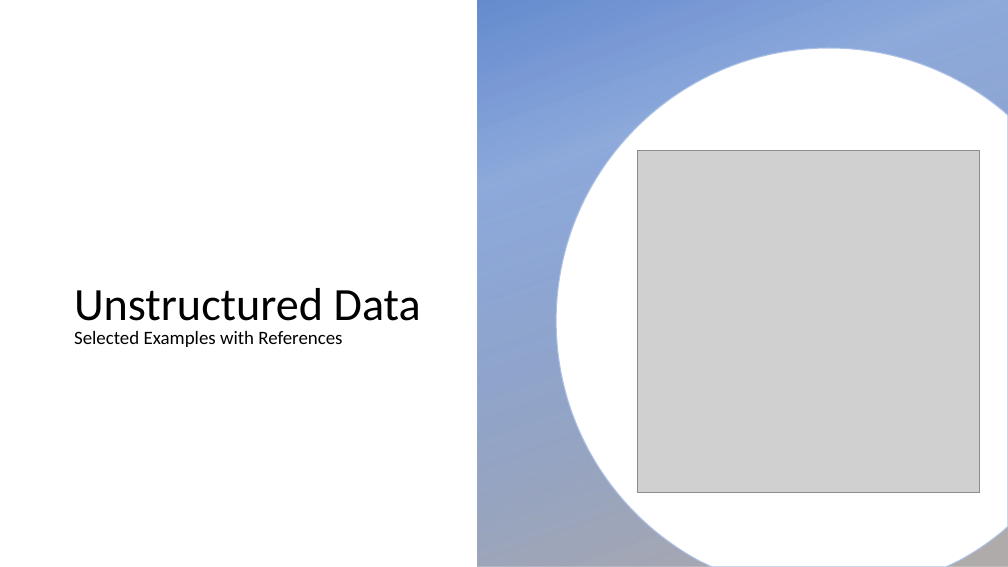
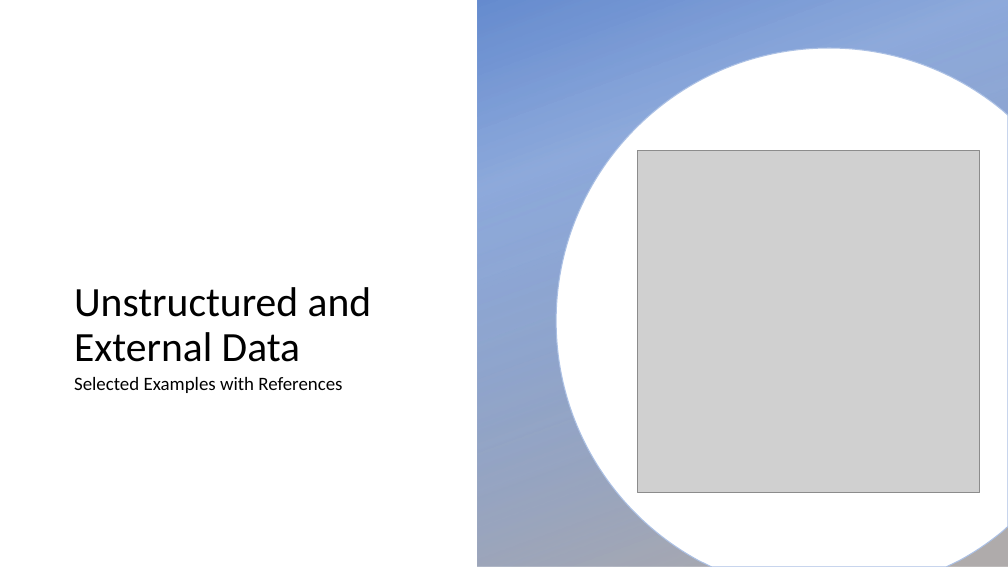
Before and after one commit to mrpgmr67/Data-Warehousing, a slide deck: slide 1 of Presentations/Unstructured Data.pptx. Drawn at 1008x567 pixels with LibreOffice and Linux fonts; fonts in the diff are those of the drawing; grey boxes stand for pictures; background and template pictures are left out. Boxes give left, top, right and bottom in pixels: in the first picture for what was removed or moved away, otherwise in the second. Text is boxed around its words. In the diff, an @@ line names an element or a change of style, - is before the commit and + after.

```diff
--- a/Presentations/Unstructured Data.pptx
+++ b/Presentations/Unstructured Data.pptx
@@ title at [74,287,372,362]: text changed; size 44 to 39.6 pt @@
-Unstructured Data
+Unstructured and External Data
@@ subtitle "Selected Examples with References": place and size @@
-subtitle "Selected Examples with References" at [74,331,342,347]
+subtitle "Selected Examples with References" at [74,377,342,393]
```
Also in this commit, not shown: 1 slide added, 4 other files.
